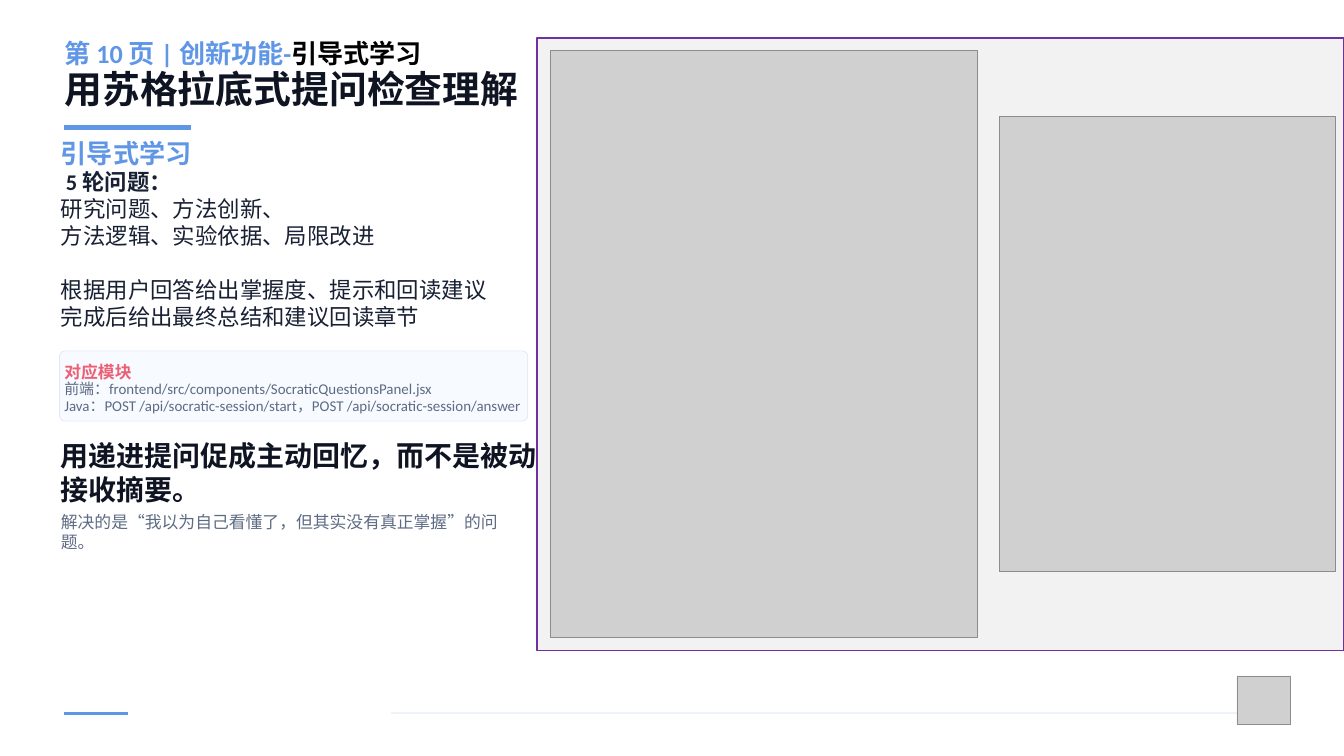
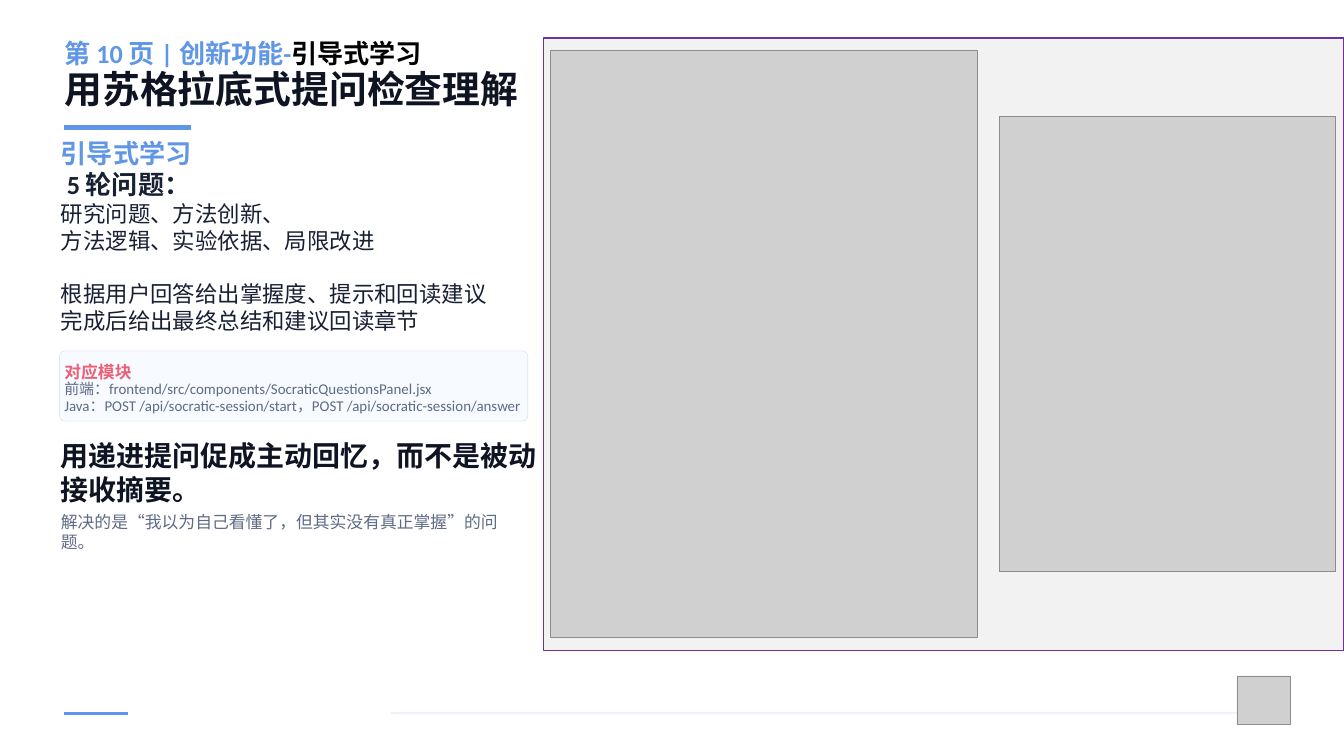
Before and after one commit to zhengjiahong-ai/ai_project, a slide deck: slide 10 of docs/中期答辩/答辩展示/中期答辩.pptx. Drawn at 1344x756 pixels with LibreOffice and Linux fonts; fonts in the diff are those of the drawing; grey boxes stand for pictures. Boxes give left, top, right and bottom in pixels: in the first picture for what was removed or moved away, otherwise in the second. Text is boxed around its words. In the diff, an @@ line names an element or a change of style, - is before the commit and + after.

```diff
--- a/docs/中期答辩/答辩展示/中期答辩.pptx
+++ b/docs/中期答辩/答辩展示/中期答辩.pptx
@@ rectangle: place and size @@
-rectangle at box(537, 38, 1344, 650)
+rectangle at box(544, 38, 1344, 650)
@@ text at box(67, 171, 190, 197): size 24 to 28 pt in "5 轮问题：" @@
```
Also in this commit, not shown: 3 other slides changed, 1 other file.
